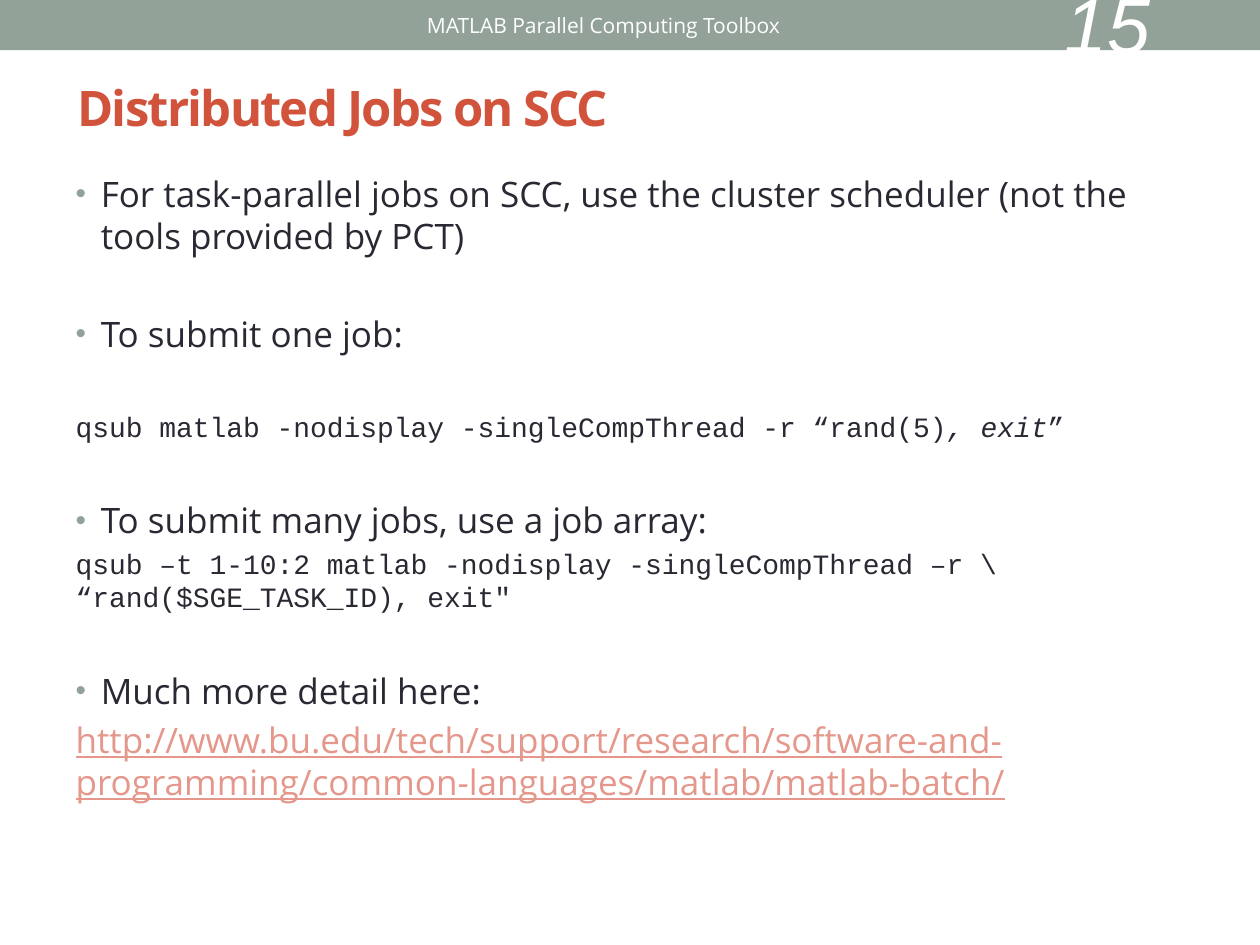
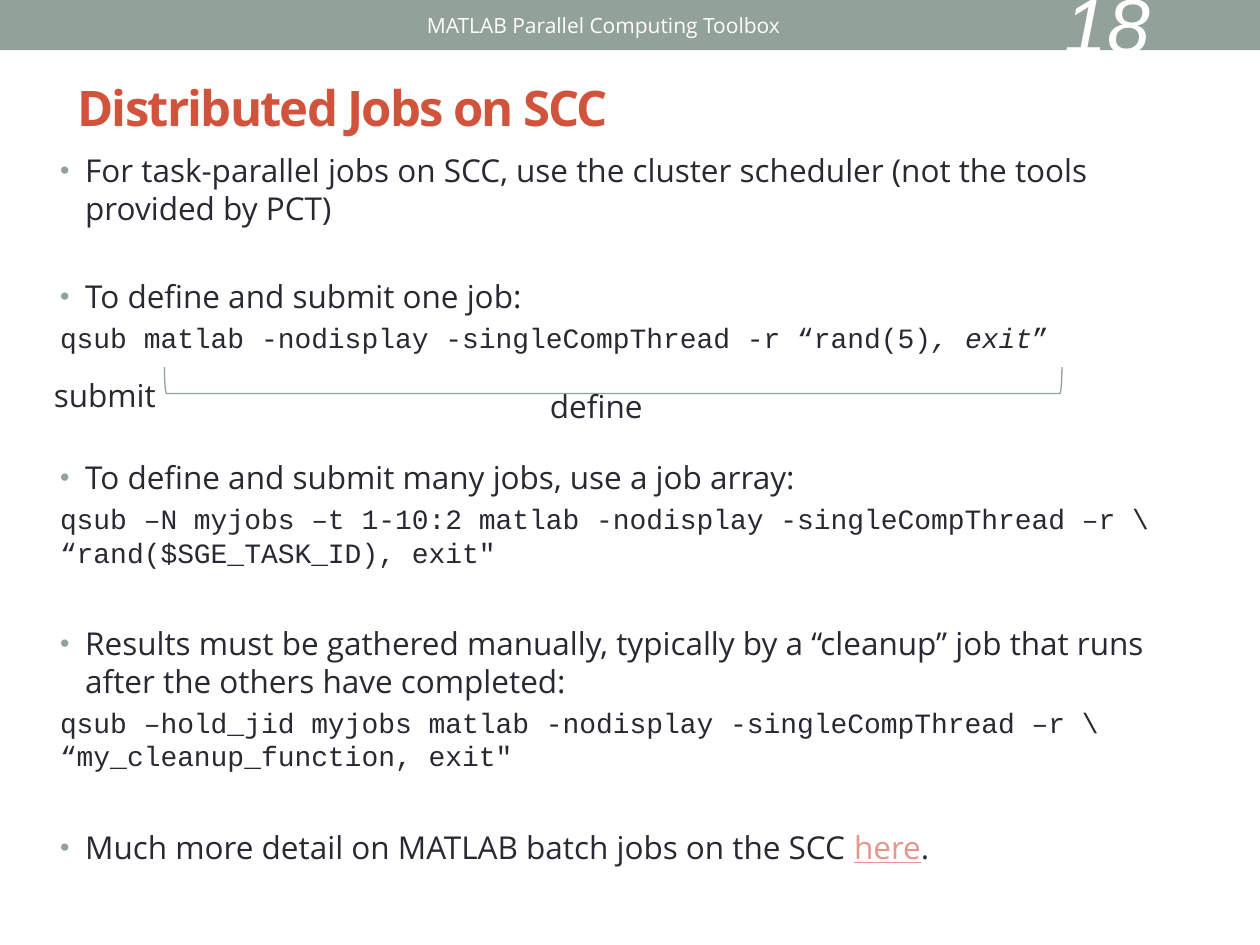
Before and after one commit to keithfma/bu_tutorial_matlab_parallel, a slide deck: slide 18 of slides.pptx (slide 15 before the commit). Drawn at 1260x945 pixels with LibreOffice and Linux fonts; fonts in the diff are those of the drawing. Boxes give left, top, right and bottom in pixels: in the first picture for what was removed or moved away, otherwise in the second. Text is boxed around its words. In the diff, an @@ line names an element or a change of style, - is before the commit and + after.

```diff
--- a/slides.pptx
+++ b/slides.pptx
@@ page number at (1064, 0, 1150, 68): text changed @@
-15
+18
@@ text "For task-parallel jobs on SCC, ...": place and size @@
-text "For task-parallel jobs on SCC, ..." at (76, 180, 1126, 804)
+text "For task-parallel jobs on SCC, ..." at (60, 158, 1143, 867)
@@ text at (85, 158, 1087, 228): size 20 to 18 pt in "For task-parallel jobs on SCC, use the ..." @@
@@ text at (85, 284, 522, 316): text changed; size 20 to 18 pt @@
-• To submit one job:
+• To define and submit one job:
@@ text added at (54, 383, 156, 408), 18 pt, text #292934 @@
+submit
@@ right bracket added at (164, 367, 1062, 394), outline #93A299 0.75 pt @@
@@ text added at (550, 393, 643, 419), 18 pt, text #292934 @@
+define
@@ text at (60, 465, 1143, 867): text changed; size 20 to 18 pt @@
-• To submit many jobs, use a job array:
-qsub –t 1-10:2 matlab -nodisplay -singleCompThread –r \ “rand($SGE_TASK_ID), exit"
-• Much more detail here:
-http://www.bu.edu/tech/support/research/software-and-programming/common-languages/matlab/matlab-batch/
+• To define and submit many jobs, use a job array:
+qsub –N myjobs –t 1-10:2 matlab -nodisplay -singleCompThread –r \ “rand($SGE_TASK_ID), exit"
+• Results must be gathered manually, typically by a “cleanup” job that runs after the others have completed:
+qsub –hold_jid myjobs matlab -nodisplay -singleCompThread –r \ “my_cleanup_function, exit"
+• Much more detail on MATLAB batch jobs on the SCC here.
```
Also in this commit, not shown: 18 other slides changed, 8 slides added, 3 other files.
